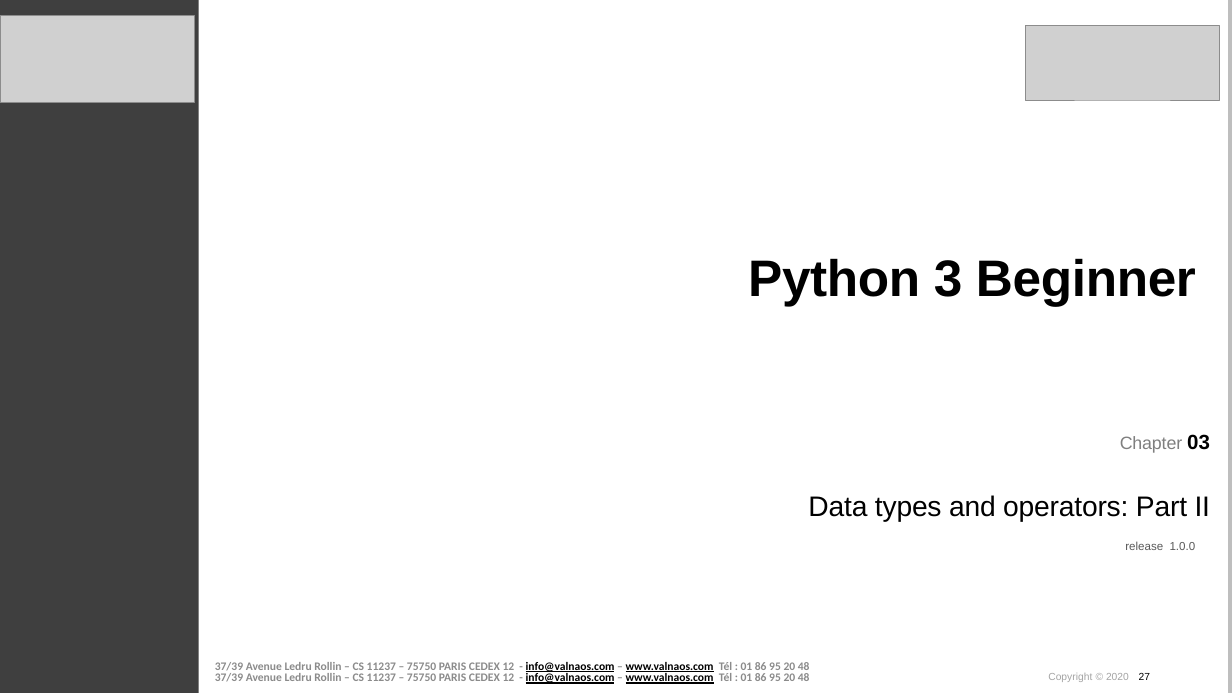
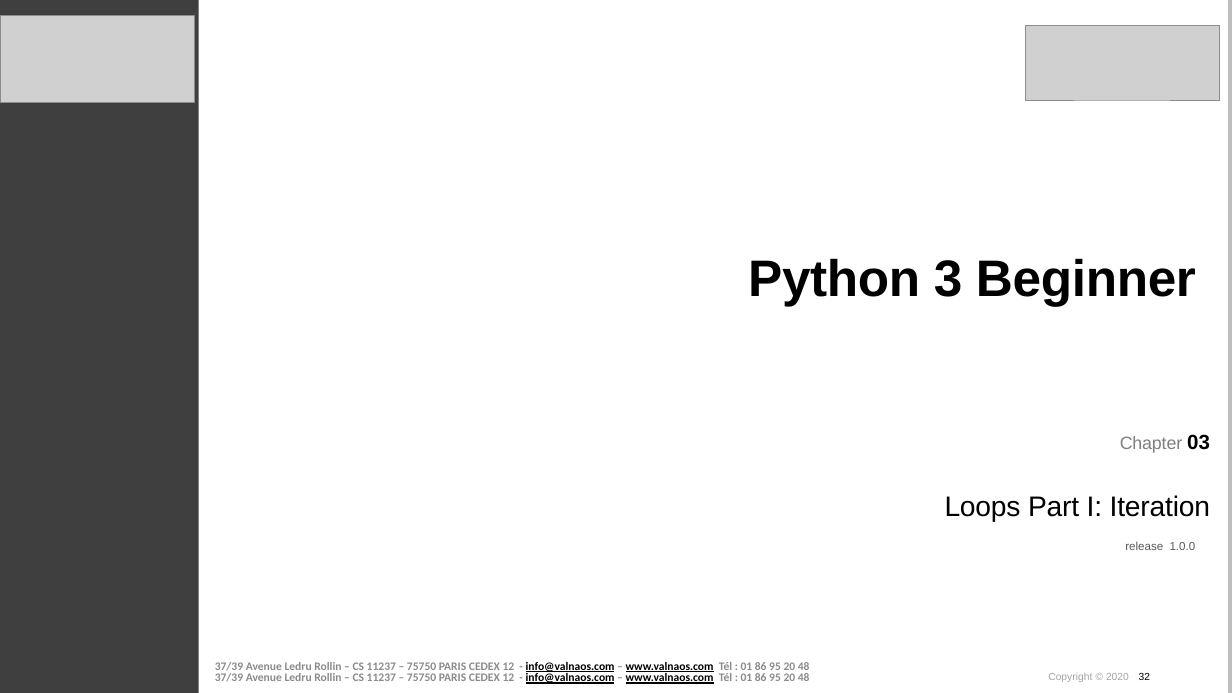
Before and after one commit to cstar-industries/python-3-beginner, a slide deck: slide 32 of 002-Control-Flow/Control Flow - Slides.pptx (slide 27 before the commit). Drawn at 1232x693 pixels with LibreOffice and Linux fonts; fonts in the diff are those of the drawing; grey boxes stand for pictures; background and template pictures are left out. Boxes give left, top, right and bottom in pixels: in the first picture for what was removed or moved away, otherwise in the second. Text is boxed around its words. In the diff, an @@ line names an element or a change of style, - is before the commit and + after.

```diff
--- a/002-Control-Flow/Control Flow - Slides.pptx
+++ b/002-Control-Flow/Control Flow - Slides.pptx
@@ text at bbox=[945, 495, 1210, 522]: text changed @@
-Data types and operators: Part II
+Loops Part I: Iteration
@@ text at bbox=[1048, 673, 1150, 682]: text changed @@
-Copyright © 2020 27
+Copyright © 2020 32
```
Also in this commit, not shown: 10 other slides changed, 41 slides added, 11 slides removed, 1 other file.
